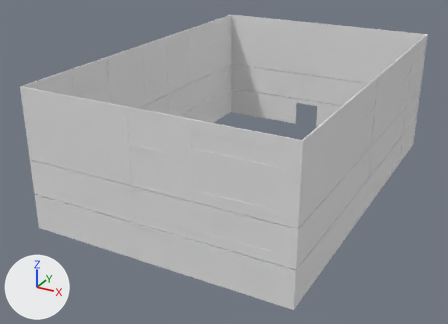
Before and after pictures for a commit that changed the FBX model Assets/Oficinas/Edificio.fbx.
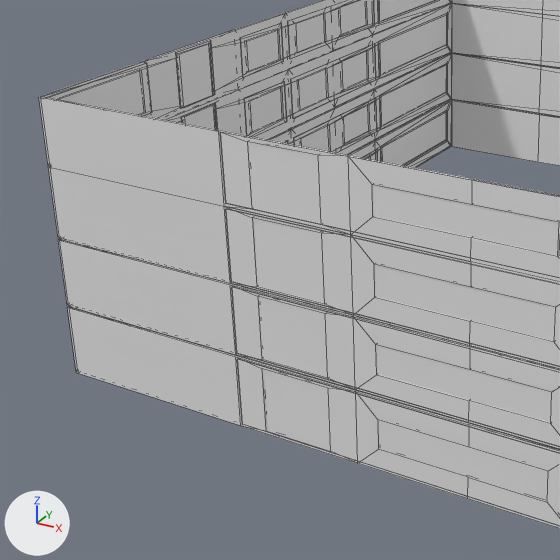
Each version appears first whole from a 50 mm camera at (6.13, -16.57, 7.92) aimed at (-1.67, -2.38, 0.82), and next in a close-up on the part from 0% to 64% of the width and 11% to 100% of the height. Lighting does not change. The marker at lower left points along +X, +Y and +Z. The close-ups show mesh edges as thin lines. Where no turn or scale is listed for an object, it has been applied to the vertices.
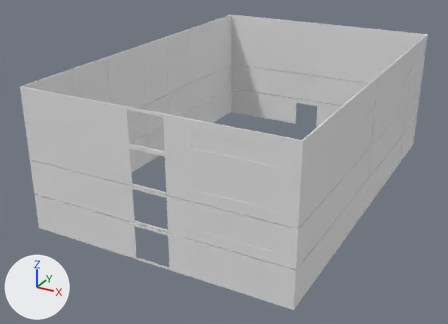
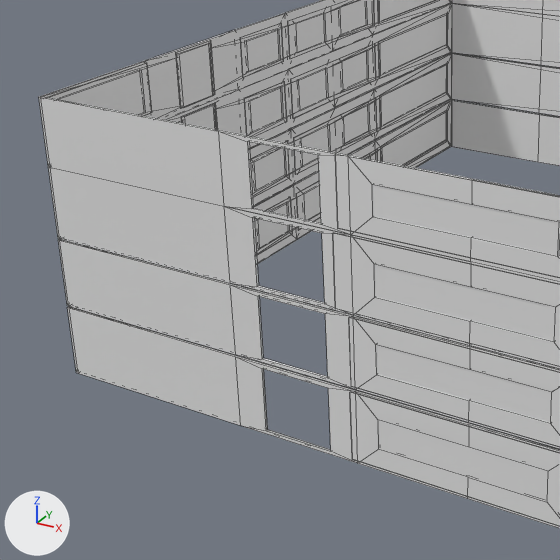
The newer file is also turned or shifted as a whole; pictures and numbers use the older file's frame.

Patch to the scene script:
```diff
--- a/Assets/Oficinas/Edificio.fbx.py
+++ b/Assets/Oficinas/Edificio.fbx.py
@@ me_mesh_003 @@
 me_mesh_003.from_pydata(...)  # 72 vertices, 54 faces; spans x 0.0..6.97, y -8.88..1.4, z -0.12..0.74
 # used by ob_box062; location = (-4.64, 2.17, 1.14)
 # before: 42 (2.66, -8.88, -0.12) at pixel (236, 353), 43 (2.66, -8.87, -0.12) at pixel (237, 353), 46 (2.66, -8.88, 0.74) at pixel (231, 287), 47 (2.66, -8.87, 0.74) at pixel (232, 286)
+# me_mesh_003 part 1
+for i in [42, 43, 46, 47]: me_mesh_003.vertices[i].co += Vector((1.59, 0.0, 0.0))
@@ me_mesh_005 @@
 me_mesh_005.from_pydata(...)  # 72 vertices, 54 faces; spans x 0.0..6.97, y -8.88..1.4, z -0.13..0.77
 # used by ob_box063; location = (-4.64, 2.17, 2.07)
 # before: 42 (2.66, -8.88, -0.13) at pixel (231, 282), 43 (2.66, -8.87, -0.13) at pixel (231, 281), 46 (2.66, -8.88, 0.77) at pixel (225, 209), 47 (2.66, -8.87, 0.77) at pixel (226, 208)
+# me_mesh_005 part 2
+for i in [42, 43, 46, 47]: me_mesh_005.vertices[i].co += Vector((1.42, 0.0, 0.0))
@@ me_mesh_006 @@
 me_mesh_006.from_pydata(...)  # 72 vertices, 54 faces; spans x 0.0..6.97, y -8.88..1.4, z -0.12..0.71
 # used by ob_box064; location = (-4.64, 2.17, 3.03)
 # before: 42 (2.66, -8.88, -0.12) at pixel (225, 203), 43 (2.66, -8.87, -0.12) at pixel (226, 203), 46 (2.66, -8.88, 0.71) at pixel (220, 132), 47 (2.66, -8.87, 0.71) at pixel (220, 132)
+# me_mesh_006 part 3
+for i in [42, 43, 46, 47]: me_mesh_006.vertices[i].co += Vector((1.48, 0.0, 0.0))
@@ me_mesh @@
 me_mesh.from_pydata(...)  # 64 vertices, 48 faces; spans x -3.49..3.49, y -5.14..5.08, z 0.04..0.94
 # used by ob_box060; location = (-1.16, -1.56, 0.0)
 # before: 42 (-0.82, -5.14, 0.04) at pixel (242, 424), 43 (-0.82, -5.13, 0.04) at pixel (242, 424), 46 (-0.82, -5.14, 0.94) at pixel (237, 359), 47 (-0.82, -5.13, 0.94) at pixel (237, 358)
+# me_mesh part 4
+for i in [42, 43, 46, 47]: me_mesh.vertices[i].co += Vector((1.57, 0.0, 0.0))
```

What differs and where, as boxes [x1, y1, x2, y2] in the close-ups (560 x 560 px; the box of a moved part takes in the faces that stretch with it):
'Box062', reshaped: before [258, 65, 552, 423]; after [254, 65, 552, 423]
part 1 of me_mesh_003, moved or reshaped: before [258, 296, 328, 378]; after [376, 345, 552, 423]
part 2 of me_mesh_005, moved or reshaped: before [253, 218, 325, 304]; after [374, 265, 556, 342]
part 3 of me_mesh_006, moved or reshaped: before [248, 142, 321, 224]; after [373, 185, 559, 256]
part 4 of me_mesh, moved or reshaped: before [262, 369, 331, 451]; after [378, 420, 548, 502]
